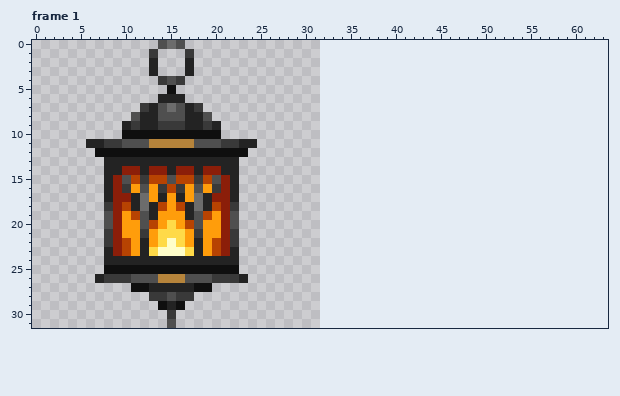
One commit to this pixel-art sprite: Resources/Textures/_DarkAscent/Objects/Tools/lantern.rsi/lantern-on.png. Above is the file before it was changed.
The file is 32x32 pixels, 2 frames. Shown: frame 1. The old version is drawn lined up with the new one, on the new canvas. The commit also changed other frames, which this record leaves out.
After the commit:
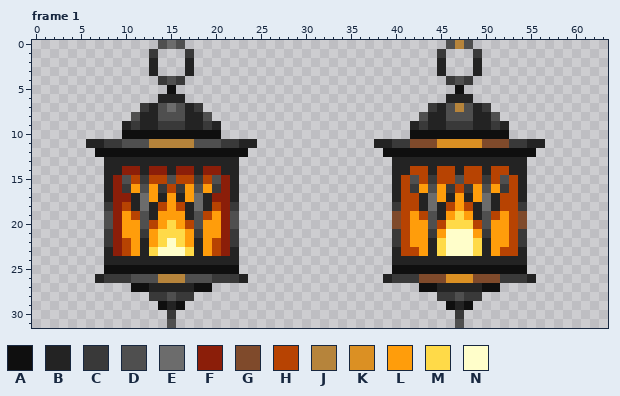
Palette (. is transparent): A #0f0f0f  B #232323  C #393939  D #4f4f4f  E #6c6c6c  F #8b1e09  G #7f4a2b  H #b74302  J #b6843b  K #db9023  L #ff9d0b  M #ffda48  N #fffeca
What changed:
canvas 32x32 -> 64x32
Changed rows in their new state; - is an unchanged pixel.
Frame 1:
first column x 38:
 0 --------DJD--------
 1 -------C---C-------
 2 -------B---B-------
 3 -------B---B-------
 4 --------CDC--------
 5 ---------A---------
 6 --------BBB--------
 7 ------CBDJDBC------
 8 -----DBBDDDBBD-----
 9 ----BCBBCCCBBCB----
10 ----AAAAAAAAAAA----
11 BBCCGGGKKKKKGGGCCBB
12 -AAAAAAAAAAAAAAAAA-
13 --BBBBBBBBBBBBBBB--
14 --BBHHBHHBHHBHHBB--
15 --BHDHCHHDHHCHDHB--
16 --BHCLDLCHCLDLCHB--
17 --BHHBELBLBLEBHHB--
18 --CHHBEBHLHBEBHHC--
19 --GHLHDBLMLBDHLHG--
20 --GHLLDHMMMHDLLHG--
21 --CHLLCLNNNLCLLHC--
22 --CHLLBMNNNMBLLHC--
23 --BHHLBMNNNMBLHHB--
24 --BBBBBBBBBBBBBBB--
25 --AAAAAAAAAAAAAAA--
26 -BCCCGGGKKKGGGCCCB-
27 -----AABBBBBAA-----
28 -------CCDCC-------
29 --------ABA--------
30 ---------C---------
31 ---------D---------
Changed places in both pictures, as pixel boxes (x1, y1, x2, y2):
added: (374, 40, 545, 328)
